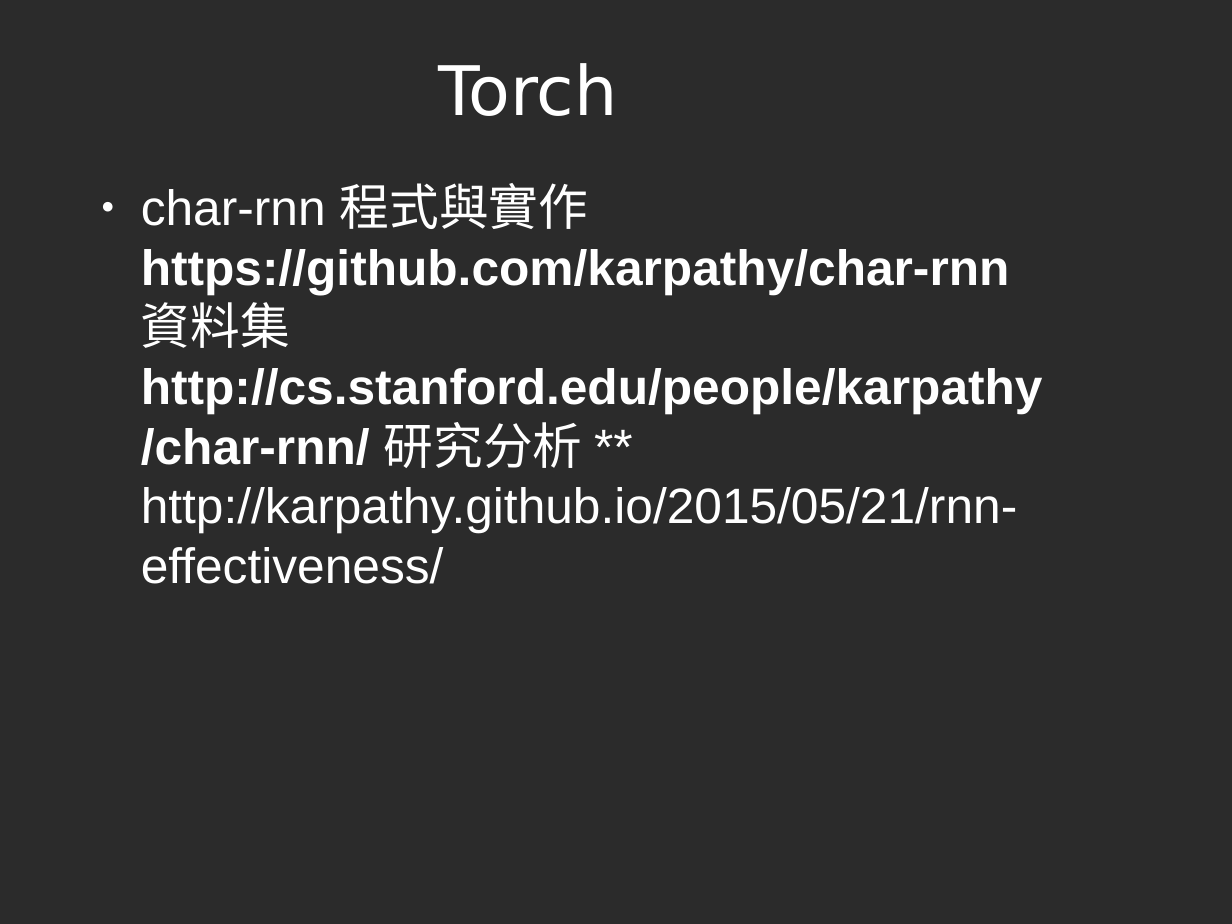
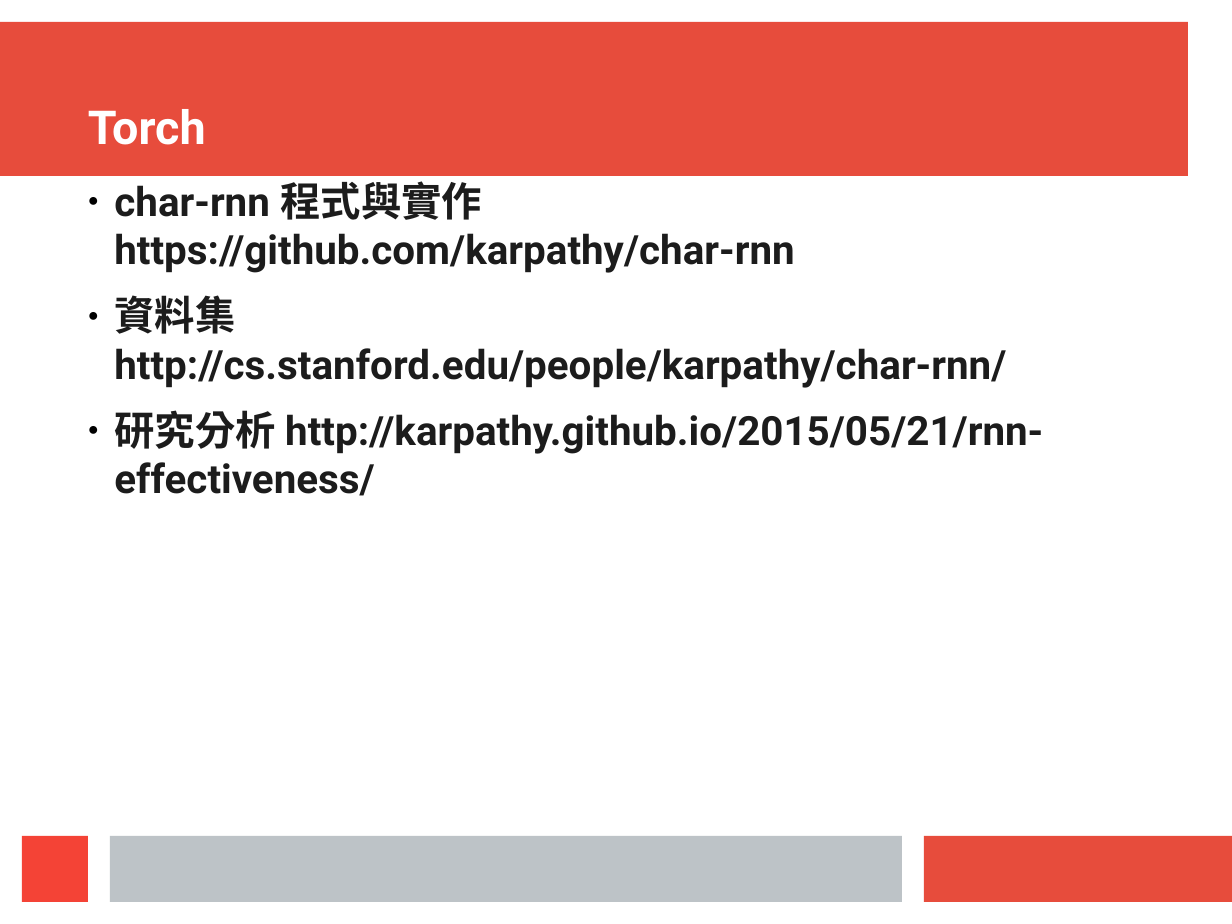
Before and after one commit to Thomas-Tsai/AI-Framework-Study, a slide deck: slide 12 of AI-Framework.odp (slide 23 before the commit). Drawn at 1232x924 pixels with LibreOffice and Linux fonts; fonts in the diff are those of the drawing; background and template pictures are left out; a plain dark background stands for a picture behind light text. Boxes give left, top, right and bottom in pixels: in the first picture for what was removed or moved away, otherwise in the second. Text is boxed around its words. In the diff, an @@ line names an element or a change of style, - is before the commit and + after.

```diff
--- a/AI-Framework.odp
+++ b/AI-Framework.odp
@@ background picture (left out) to #FFFFFF @@
@@ rectangle added at [0,22,1188,177], fill #E74C3C @@
@@ title "Torch" at [88,109,206,145]: size 44 to 30.1 pt, font DejaVu Sans to Roboto, bold on; alignment centre to left; vertical alignment middle to bottom @@
@@ text at [114,175,1043,496]: text changed; size 32 to 26 pt; font Arial to Roboto; text colour #FFFFFF to #1C1C1C @@
-● char-rnn 程式與實作 https://github.com/karpathy/char-rnn 資料集 http://cs.stanford.edu/people/karpathy/char-rnn/ 研究分析 ** http://karpathy.github.io/2015/05/21/rnn-effectiveness/
+● char-rnn 程式與實作 https://github.com/karpathy/char-rnn
+● 資料集 http://cs.stanford.edu/people/karpathy/char-rnn/
+● 研究分析 http://karpathy.github.io/2015/05/21/rnn-effectiveness/
@@ rectangle added at [22,836,88,902], fill #F44336 @@
@@ rectangle added at [110,836,902,902], fill #BDC3C7 @@
@@ rectangle added at [925,836,1232,902], fill #E74C3C @@
```
Also in this commit, not shown: 11 other slides changed, 1 slide added, 12 slides removed, 3 other files.
